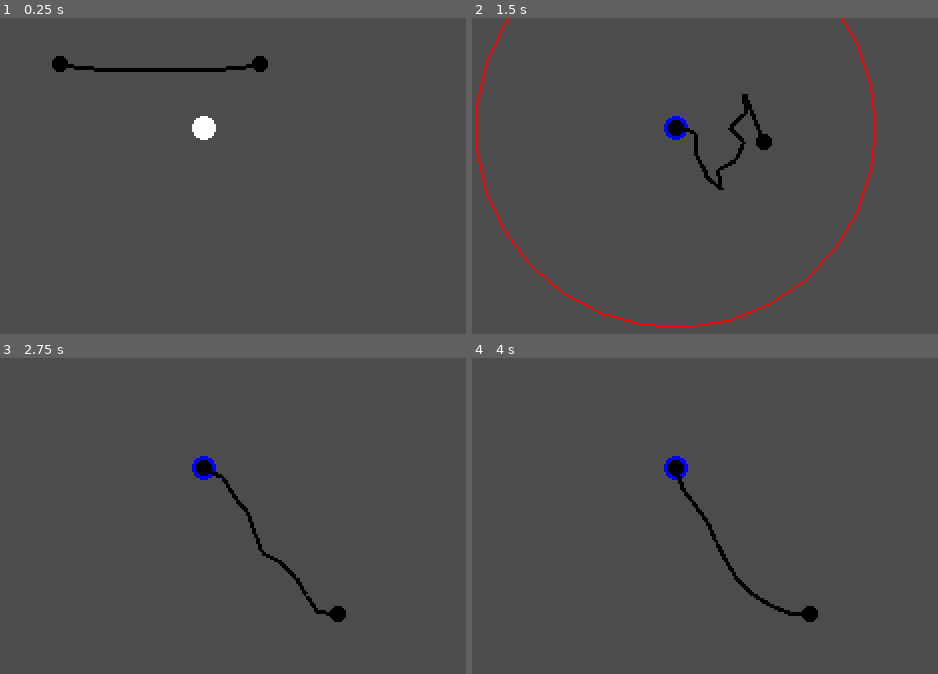
Above: before the commit, frames 1-4 (two rows, left to right).
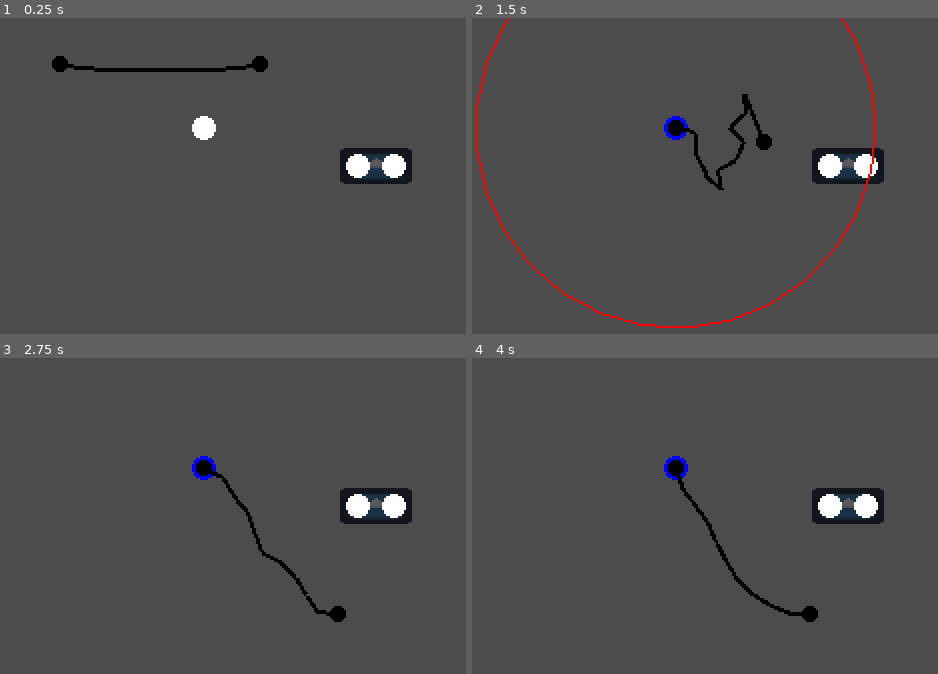
Above: after the commit, the same moments.

Repository: leogeier/faraday-uncaged
Game: Godot game, scene res://scenes/leo_test_scene.tscn
The game is run twice, just before and just after one commit, with the same random seed, the same clock (stepped at 60 frames per second) and the same inputs. The engine's default icon, where the game draws it, is replaced by a stand-in: a white triangle on a blue panel in a dark square.
Inputs (mouse positions are in pixels of both pictures, inside the frame that each line leads up to):
- Up to frame 1 (0.25 s): no input
- Up to frame 2 (1.5 s): drag from (532, 65) to (677, 128) at 0.52 s; drag from (732, 65) to (830, 299) at 1.27 s
- Up to frame 3 (2.75 s): move the mouse to (outside the picture) at 2.02 s; click (outside the picture) at 2.17 s
- Up to frame 4 (4 s): drag from (830, 639) to (677, 468) at 2.77 s; move the mouse to (outside the picture) at 3.52 s; click (outside the picture) at 3.67 s

The runs differ from the first frame. In frame 1, 1.7% of the frame differs, in the area x 72-89%, y 41-53%; in frame 2, 1.6%; in frame 3, 1.7%; in frame 4, 1.7%.

Commit message:
add hub with two ports

Diff:
--- a/game/scenes/hub/hub.tscn
+++ /dev/null
@@ -1,8 +0,0 @@
-[gd_scene load_steps=2 format=2]
-
-[ext_resource path="res://scenes/hub/hub.gd" type="Script" id=1]
-
-[node name="Hub" type="Node2D"]
-script = ExtResource( 1 )
-
-[node name="Ports" type="Node2D" parent="."]
--- /dev/null
+++ b/game/scenes/hub/hub2.tscn
@@ -0,0 +1,21 @@
+[gd_scene load_steps=4 format=2]
+
+[ext_resource path="res://scenes/port/port.tscn" type="PackedScene" id=1]
+[ext_resource path="res://scenes/hub/hub.gd" type="Script" id=2]
+[ext_resource path="res://icon.png" type="Texture" id=3]
+
+[node name="Hub2" type="Node2D"]
+script = ExtResource( 2 )
+
+[node name="Icon" type="Sprite" parent="."]
+modulate = Color( 0.356863, 0.356863, 0.356863, 1 )
+scale = Vector2( 0.5625, 0.28125 )
+texture = ExtResource( 3 )
+
+[node name="Ports" type="Node2D" parent="."]
+
+[node name="Port1" parent="Ports" instance=ExtResource( 1 )]
+position = Vector2( -9, 0 )
+
+[node name="Port2" parent="Ports" instance=ExtResource( 1 )]
+position = Vector2( 9, 0 )
--- a/game/scenes/leo_test_scene.tscn
+++ b/game/scenes/leo_test_scene.tscn
@@ -1,9 +1,13 @@
-[gd_scene load_steps=3 format=2]
+[gd_scene load_steps=4 format=2]
 
 [ext_resource path="res://scenes/cable/cable.tscn" type="PackedScene" id=1]
 [ext_resource path="res://scenes/port/port.tscn" type="PackedScene" id=2]
+[ext_resource path="res://scenes/hub/hub2.tscn" type="PackedScene" id=3]
 
 [node name="Node2D" type="Node2D"]
+
+[node name="Hub2" parent="." instance=ExtResource( 3 )]
+position = Vector2( 188, 74 )
 
 [node name="Port" parent="." instance=ExtResource( 2 )]
 position = Vector2( 102, 55 )
